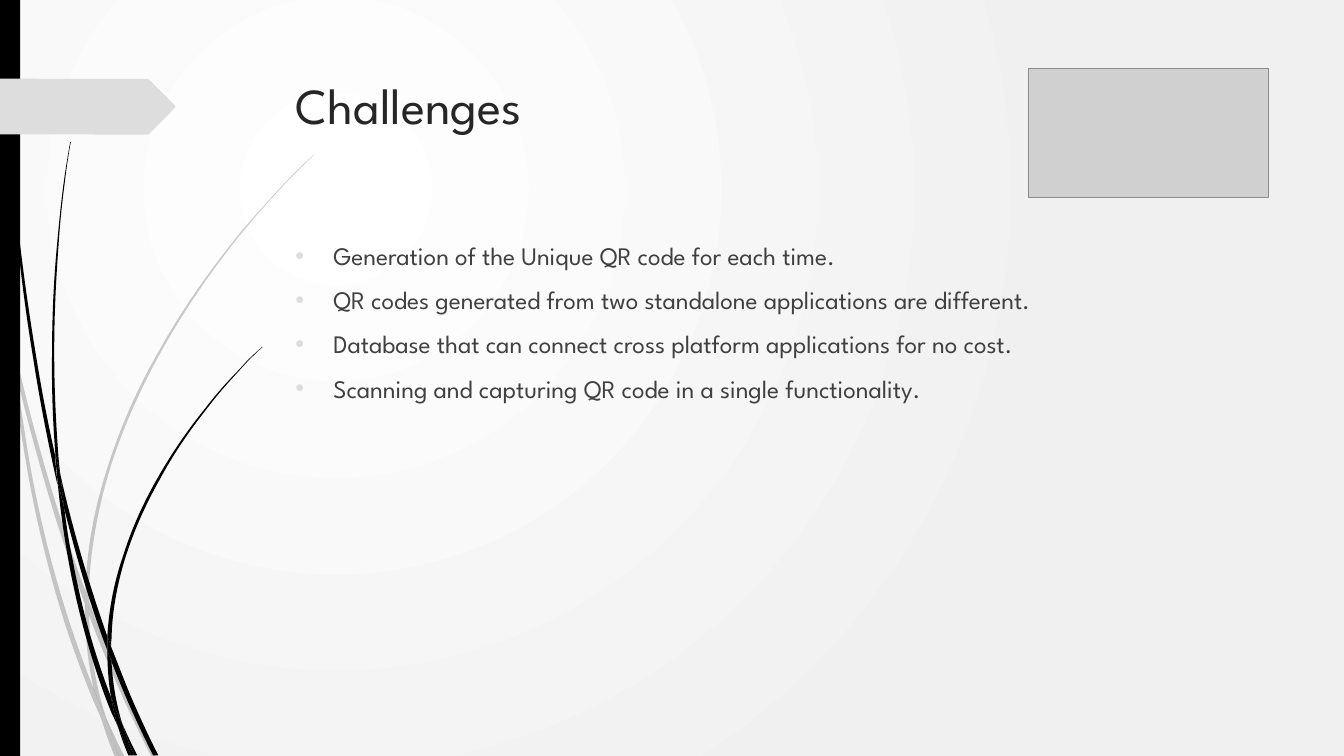
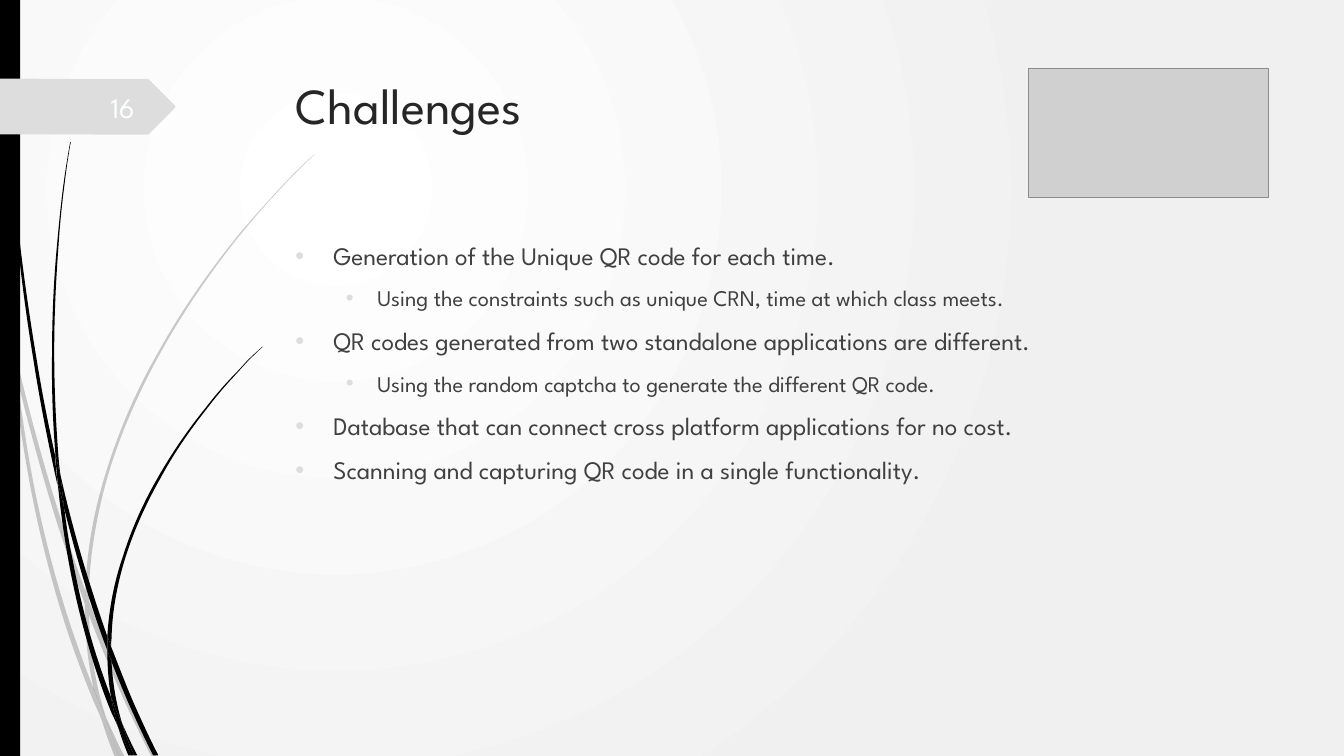
Before and after one commit to VamsiDevalla/Student-Attendance-Tracking, a slide deck: slide 16 of Presentations/Team B - Code Green - FinalPresentation.pptx (slide 12 before the commit). Drawn at 1344x756 pixels with LibreOffice and Linux fonts; fonts in the diff are those of the drawing; grey boxes stand for pictures. Boxes give left, top, right and bottom in pixels: in the first picture for what was removed or moved away, otherwise in the second. Text is boxed around its words. In the diff, an @@ line names an element or a change of style, - is before the commit and + after.

```diff
--- a/Presentations/Team B - Code Green - FinalPresentation.pptx
+++ b/Presentations/Team B - Code Green - FinalPresentation.pptx
@@ text at <box>377,290,1004,311</box>: paragraph added @@
+  • Using the constraints such as unique CRN, time at which class meets.
@@ text at <box>377,376,936,397</box>: paragraph added @@
+  • Using the random captcha to generate the different QR code.
```
Also in this commit, not shown: 13 other slides changed, 5 slides added, 1 slide removed.
